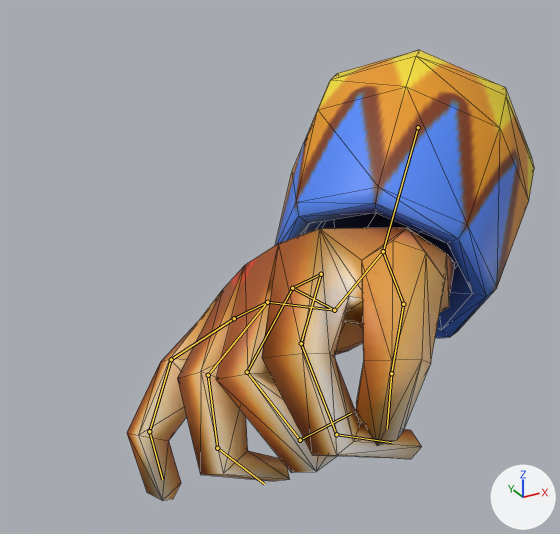
One commit to the Blender file Assets/Prefabs/Boss Characters/Jackle/Jackle Right Hand.blend: the scene before it, then after it.
Rendered twice from a 50 mm lens placed at (-5.4, -3.71, 0.02), pointed at (-3.84, -0.87, -1.4). The axes (+X, +Y, +Z) are drawn at lower right. The lights are the same throughout. Both versions are drawn at frame 31 of the action 'Idle'; the numbers are the values there. The bones that bend it are drawn over the model as lines. Mesh edges are drawn as thin lines.

Objects in the first picture: 'Mesh_0026_Mesh_0026Mesh.002'.
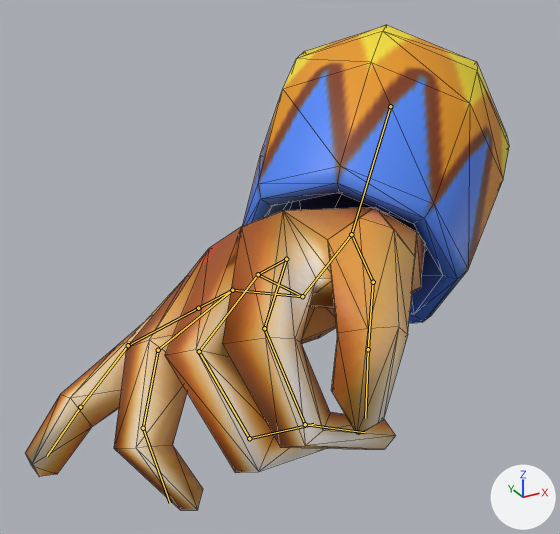
Changed parts and their boxes (x1, y1, x2, y2) in the pictures (560 x 534 px):
'Mesh_0026_Mesh_0026Mesh.002', posed (19% wider, 8% taller)
    before: (127, 50, 534, 501)
    after: (25, 25, 509, 510)
bone 'Wrist.l', root to tip
    before: (418, 127) to (383, 251)
    after: (390, 106) to (351, 234)
bone 'Thumb1.l', root to tip
    before: (383, 251) to (403, 304)
    after: (351, 234) to (373, 282)
bone 'Thumb2.l', root to tip
    before: (403, 304) to (391, 373)
    after: (373, 282) to (368, 349)
bone 'Thumb3.l', root to tip
    before: (391, 373) to (387, 428)
    after: (368, 349) to (365, 418)
bone 'Hand.l', root to tip
    before: (383, 251) to (334, 310)
    after: (351, 234) to (302, 296)
bone 'Middle1.l', root to tip
    before: (292, 288) to (247, 372)
    after: (258, 274) to (199, 351)
bone 'Middle2.l', root to tip
    before: (247, 372) to (300, 440)
    after: (199, 351) to (249, 438)
bone 'Index1.l', root to tip
    before: (321, 274) to (301, 343)
    after: (286, 259) to (264, 328)
bone 'Ring1.l', root to tip
    before: (267, 302) to (208, 375)
    after: (232, 290) to (158, 350)
bone 'Ring2.l', root to tip
    before: (208, 375) to (217, 448)
    after: (158, 350) to (143, 428)
bone 'Ring3.l', root to tip
    before: (217, 448) to (264, 484)
    after: (143, 428) to (170, 503)
bone 'Pinky1.l', root to tip
    before: (234, 318) to (171, 359)
    after: (198, 308) to (128, 345)
bone 'Pinky2.l', root to tip
    before: (171, 359) to (149, 431)
    after: (128, 345) to (80, 407)
bone 'Pinky3.l', root to tip
    before: (149, 431) to (162, 479)
    after: (80, 407) to (47, 456)

What the commit changed:
Bone 'Wrist.l' (bone_wrist_l) moves from (1.15, -0.219, 0.198) to (0.611, -0.168, 0.149).
Bone 'Wrist.l' (bone_wrist_l) turns from (0, 7, 9) to (0, 6, 9) degrees about its own x, y and z.
Bone 'Thumb1.l' (bone_thumb1_l) turns from (-10, 5, -2) to (-7, 4, -1) degrees about its own x, y and z.
Bone 'Thumb2.l' (bone_thumb2_l) turns from (-15, 11, -23) to (-10, 11, -19) degrees about its own x, y and z.
Bone 'Thumb3.l' (bone_thumb3_l) turns from (1, 12, -57) to (3, 12, -45) degrees about its own x, y and z.
Bone 'Hand.l' (bone_hand_l) turns from (-10, -4, 7) to (-8, -4, 5) degrees about its own x, y and z.
Bone 'Middle1.l' (bone_middle1_l) moves from (0.032, 0.0, 0.008) to (0.03, 0.002, 0.007).
Bone 'Middle1.l' (bone_middle1_l) turns from (7, 24, -12) to (5, 24, -6) degrees about its own x, y and z.
Bone 'Middle2.l' (bone_middle2_l) turns from (15, 2, -21) to (13, -2, -16) degrees about its own x, y and z.
Bone 'Index1.l' (bone_index1_l) turns from (19, 31, -12) to (19, 29, -10) degrees about its own x, y and z.
Bone 'Ring1.l' (bone_ring1_l) moves from (-0.02, -0.002, -0.004) to (-0.012, -0.002, -0.002).
Bone 'Ring1.l' (bone_ring1_l) turns from (-2, 3, -8) to (-3, 5, 2) degrees about its own x, y and z.
Bone 'Ring2.l' (bone_ring2_l) turns from (-14, 8, -10) to (-18, 9, 4) degrees about its own x, y and z.
Bone 'Ring3.l' (bone_ring3_l) turns from (23, 14, -22) to (16, 11, -15) degrees about its own x, y and z.
Bone 'Pinky1.l' (bone_pinky1_l) moves from (-0.062, -0.034, -0.011) to (-0.065, -0.036, -0.012).
Bone 'Pinky1.l' (bone_pinky1_l) turns from (-9, 2, 2) to (-11, 1, 7) degrees about its own x, y and z.
Bone 'Pinky2.l' (bone_pinky2_l) turns from (-21, 12, 10) to (-25, 22, 24) degrees about its own x, y and z.
Bone 'Pinky3.l' (bone_pinky3_l) turns from (9, 12, -19) to (-11, 6, 2) degrees about its own x, y and z.
